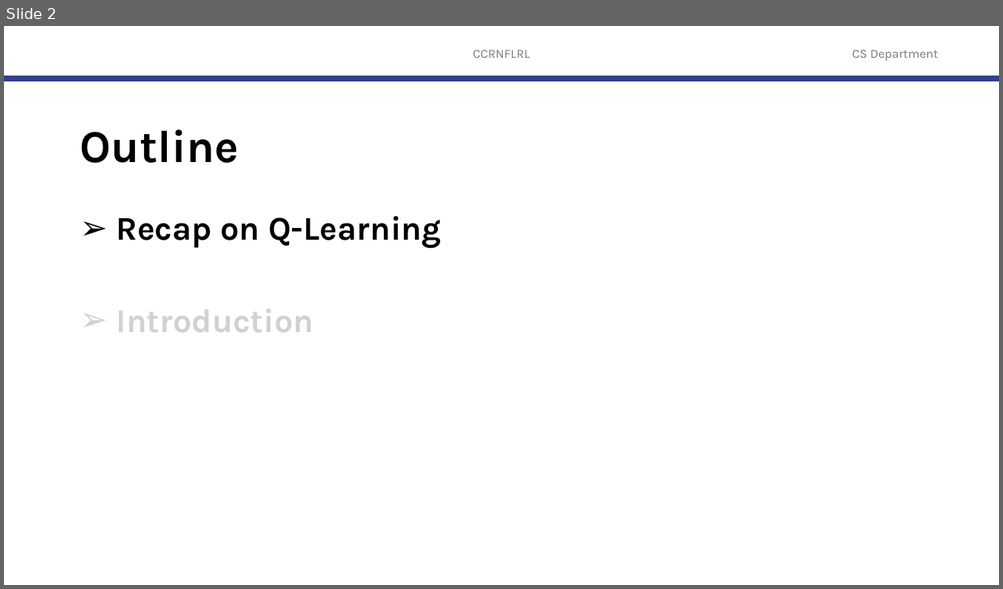
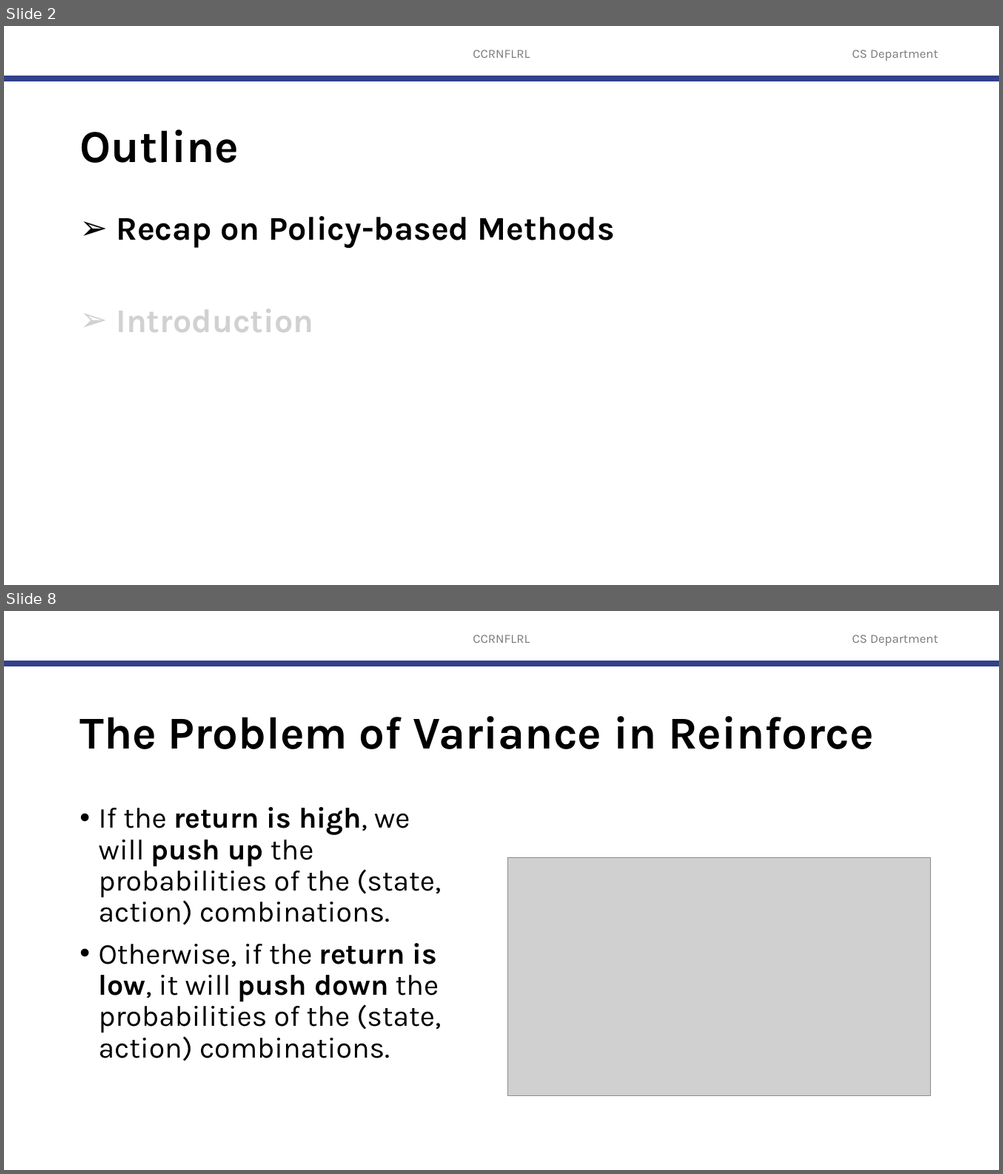
Before and after one commit to robitussin/CCRNFLRL, a slide deck: 7 - Policy Gradient Methods/Actor Critic.pptx. Shown one above the other, each under a label of ours: slide 2 before the commit, slides 2 and 8 after it; the slides between them are not shown. The pictures are 1003x589 and 1003x1174 pixels, drawn with LibreOffice and Linux fonts; fonts in the diff are those of the drawing; grey boxes stand for pictures; background and template pictures are left out. Boxes give left, top, right and bottom in pixels: in the first picture for what was removed or moved away, otherwise in the second. Text is boxed around its words. In the diff, an @@ line names an element or a change of style, - is before the commit and + after.

```diff
--- a/7 - Policy Gradient Methods/Actor Critic.pptx
+++ b/7 - Policy Gradient Methods/Actor Critic.pptx
@@ slide 8 added at box(4, 611, 999, 1170), background #FFFFFF; not listed: 3 template elements that a slide beside it also shows @@
@@ title added at box(79, 716, 874, 749), 44 pt, text #000000, bold @@
+The Problem of Variance in Reinforce
@@ text added at box(99, 807, 441, 1061), 28 pt, text #000000 @@
+• If the return is high, we will push up the probabilities of the (state, action) combinations.
+• Otherwise, if the return is low, it will push down the probabilities of the (state, action) combinations.
@@ picture added at box(508, 858, 930, 1096) @@
@@ slide 2 changed as well @@
@@ text at box(116, 216, 614, 249): text changed @@
-➢ Recap on Q-Learning
+➢ Recap on Policy-based Methods
```
Also in this commit, not shown: 27 other slides added, 50 slides removed.
